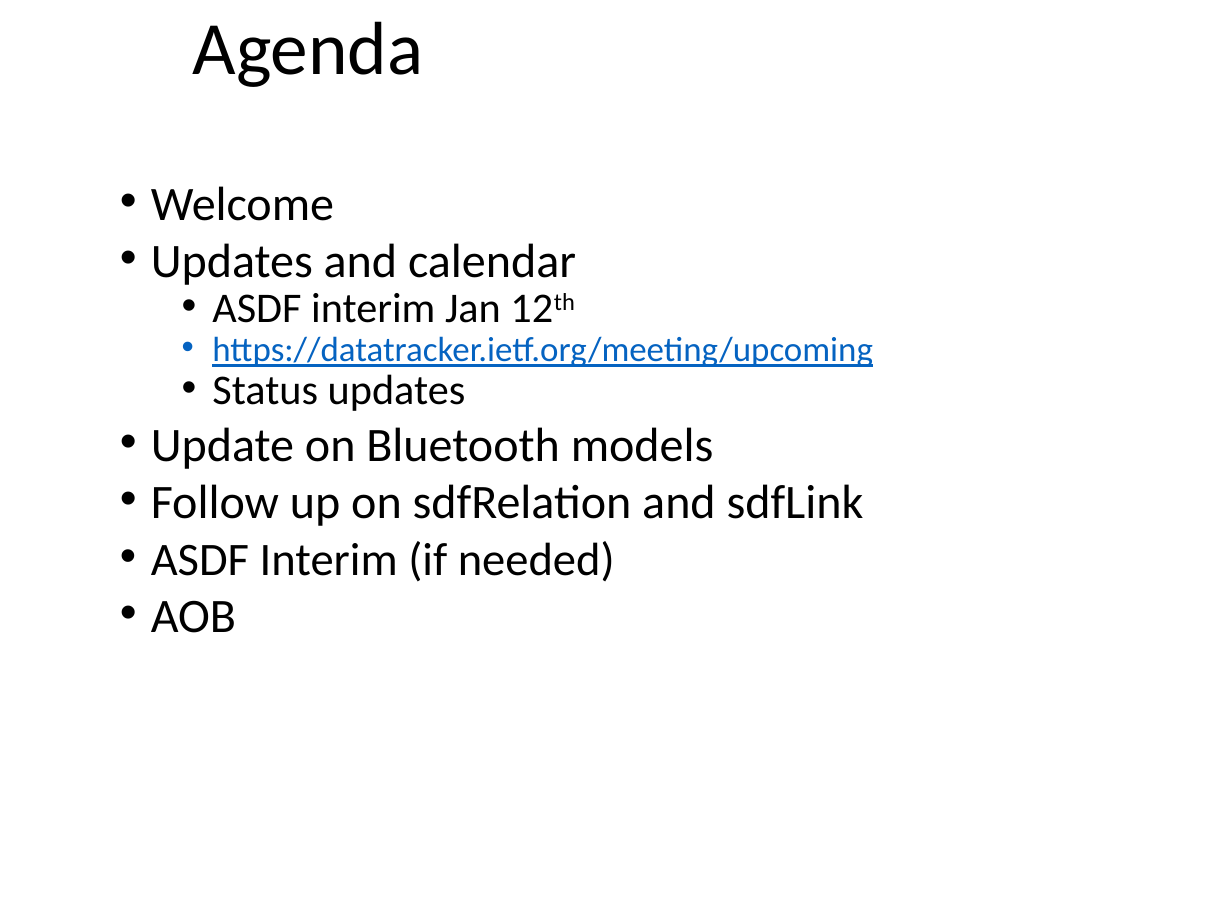
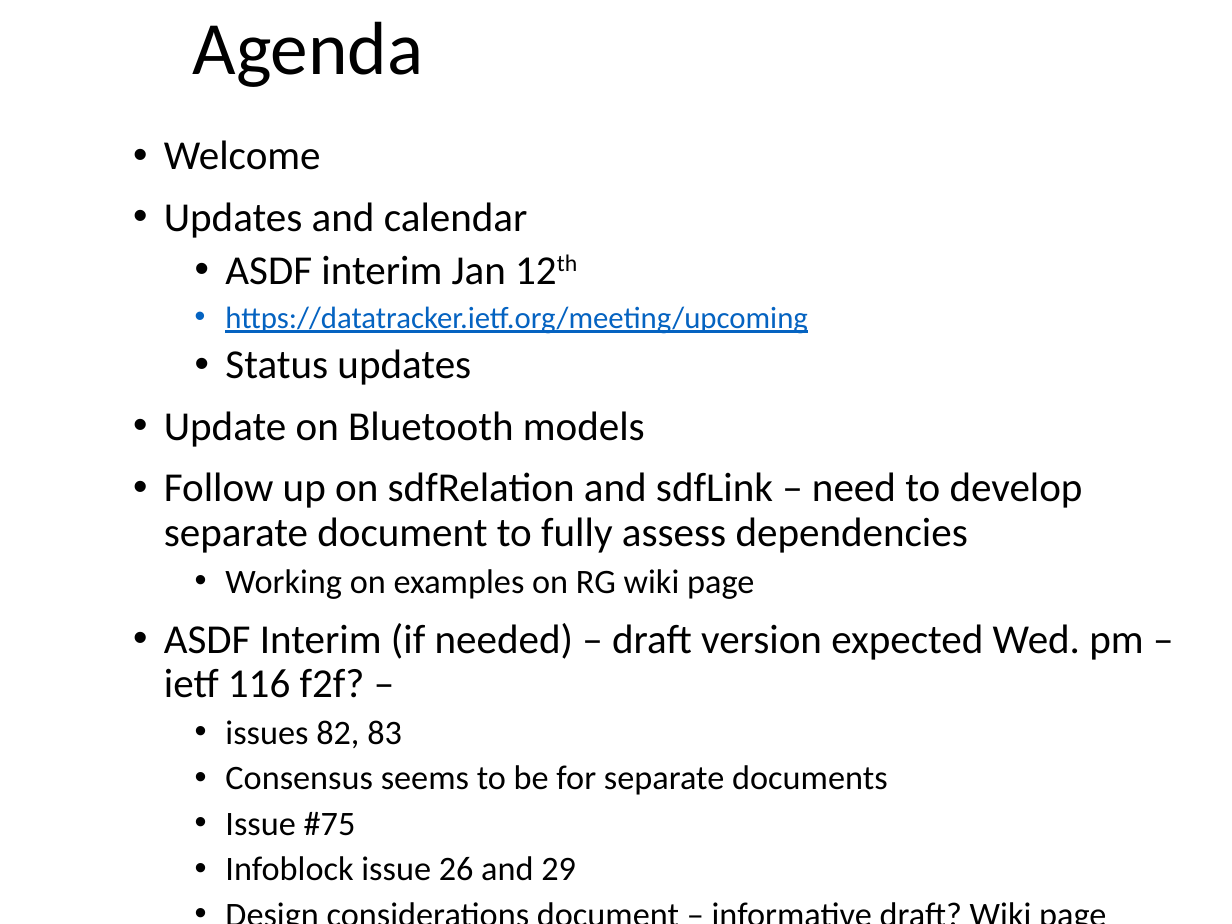
Before and after one commit to one-data-model/onedm-admin, a slide deck: slide 2 of Agenda Materials/onedm-agenda-2023-01-09.pptx. Drawn at 1232x924 pixels with LibreOffice and Linux fonts; fonts in the diff are those of the drawing; background and template pictures are left out. Boxes give left, top, right and bottom in pixels: in the first picture for what was removed or moved away, otherwise in the second. Text is boxed around its words. In the diff, an @@ line names an element or a change of style, - is before the commit and + after.

```diff
--- a/Agenda Materials/onedm-agenda-2023-01-09.pptx
+++ b/Agenda Materials/onedm-agenda-2023-01-09.pptx
@@ text "Welcome": place and size @@
-text "Welcome" at bbox=[151, 186, 873, 633]
+text "Welcome" at bbox=[164, 140, 1143, 881]
@@ text at bbox=[164, 140, 807, 447]: size 28.1 to 24 pt in "Welcome", "Updates and calendar", "Update on Bluetooth models", "AOB"; size 24.6 to 24 pt in "ASDF interim Jan 12th", "Status updates"; size 20.4 to 18 pt in "https://datatracker.ietf.org/meeting/upcoming"; line spacing 0.7 to 0.9 @@
@@ text at bbox=[164, 472, 1143, 881]: text changed; size 28.1 to 20 pt @@
-• Follow up on sdfRelation and sdfLink
-• ASDF Interim (if needed)
+• Follow up on sdfRelation and sdfLink – need to develop separate document to fully assess dependencies
+  • Working on examples on RG wiki page
+• ASDF Interim (if needed) – draft version expected Wed. pm – ietf 116 f2f? –
+  • issues 82, 83
+  • Consensus seems to be for separate documents
+  • Issue #75
+  • Infoblock issue 26 and 29
+  • Design considerations document – informative draft? Wiki page started to collect
```
Also in this commit, not shown: 1 slide added, 1 other file.
